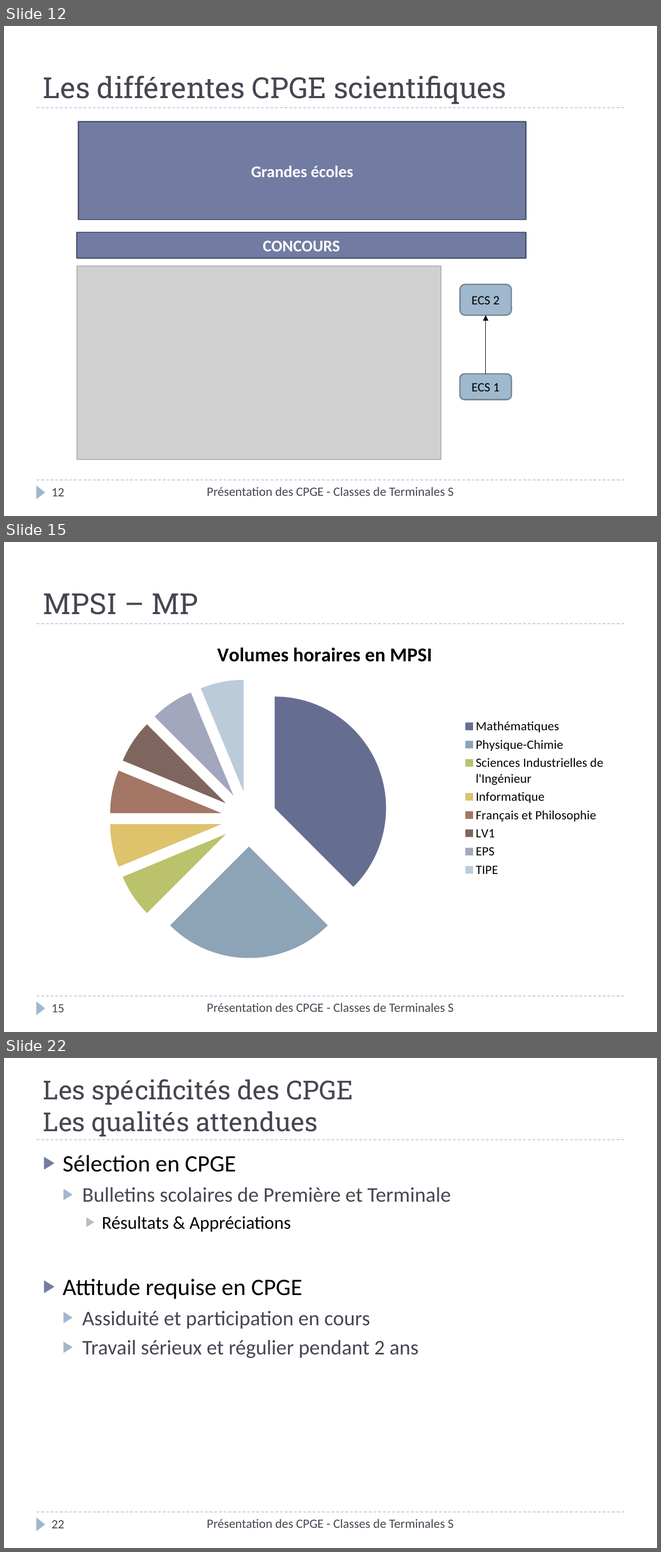
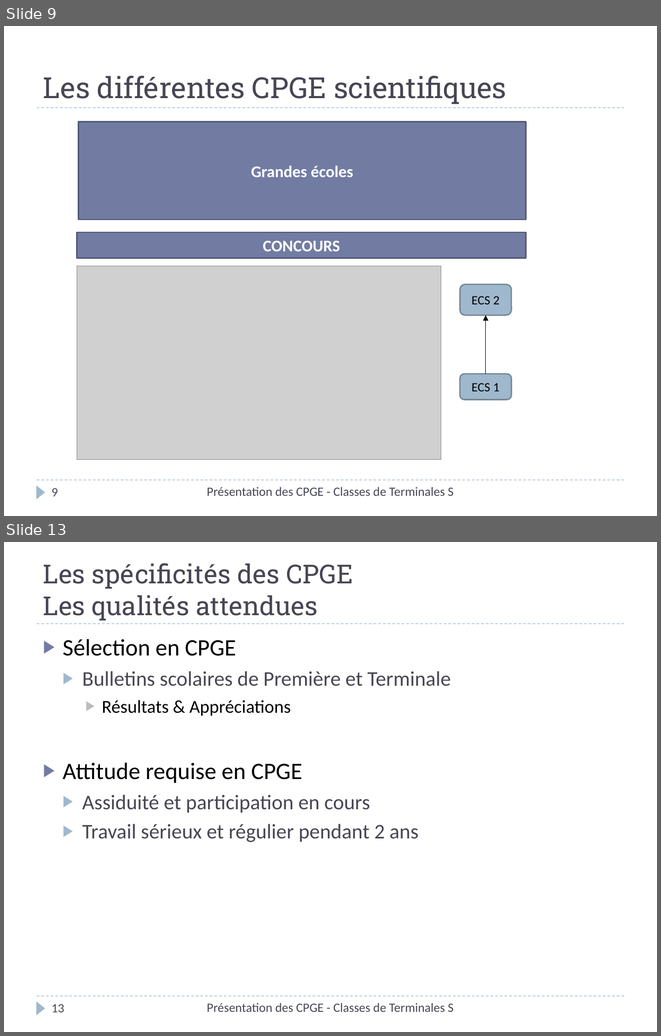
Before and after one commit to xpessoles/Orientation, a slide deck: Rouviere/PresentationCPGE_Terminale_2014.pptx. Shown one above the other, each under a label of ours: slides 12, 15 and 22 before the commit, slides 9 and 13 after it; the slides between them are not shown. The pictures are 661x1552 and 661x1036 pixels, drawn with LibreOffice and Linux fonts; fonts in the diff are those of the drawing; grey boxes stand for pictures. Boxes give left, top, right and bottom in pixels: in the first picture for what was removed or moved away, otherwise in the second. Text is boxed around its words. In the diff, an @@ line names an element or a change of style, - is before the commit and + after.

```diff
--- a/Rouviere/PresentationCPGE_Terminale_2014.pptx
+++ b/Rouviere/PresentationCPGE_Terminale_2014.pptx
@@ slide 15 removed at <box>4,542,657,1032</box>, background #FFFFFF; not listed: 3 template elements that a slide beside it also shows @@
@@ title removed at <box>43,593,199,615</box> @@
-MPSI – MP
@@ pie chart removed at <box>37,629,613,967</box> @@
-title "Volumes horaires en MPSI"
-categories: Mathématiques, Physique-Chimie, Sciences Industrielles de l'Ingénieur, Informatique, Français et Philosophie, LV1, EPS, TIPE
-Series 1: 38, 25, 6, 6, 6, 6, 6, 6
@@ text removed at <box>207,1003,453,1012</box> @@
-Présentation des CPGE - Classes de Terminales S
@@ page number removed at <box>52,1004,64,1012</box> @@
-15
@@ what was slide 12 is now slide 9 @@
@@ page number at <box>52,488,58,496</box>: text changed @@
-12
+9
@@ what was slide 22 is now slide 13 @@
@@ page number at <box>52,1004,64,1012</box>: text changed @@
-22
+13
```
Also in this commit, not shown: 10 slides changed, 1 slide added, 10 other slides removed.
